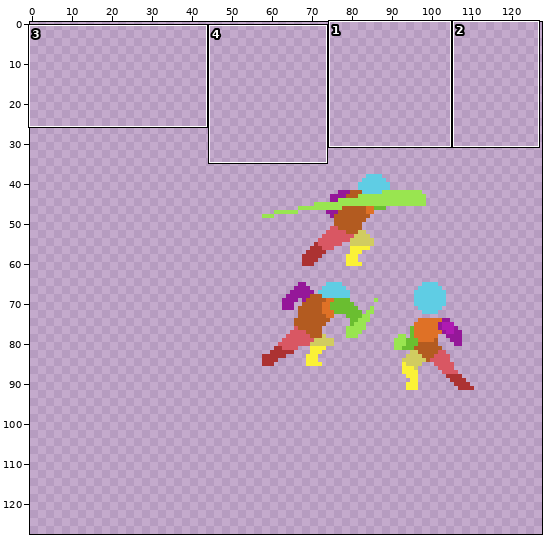
A sprite sheet gets an edit: images/enemy-sheet0.png. The picture above shows the old version from afar; the outline marks the close-up.
Close-up. As it was:
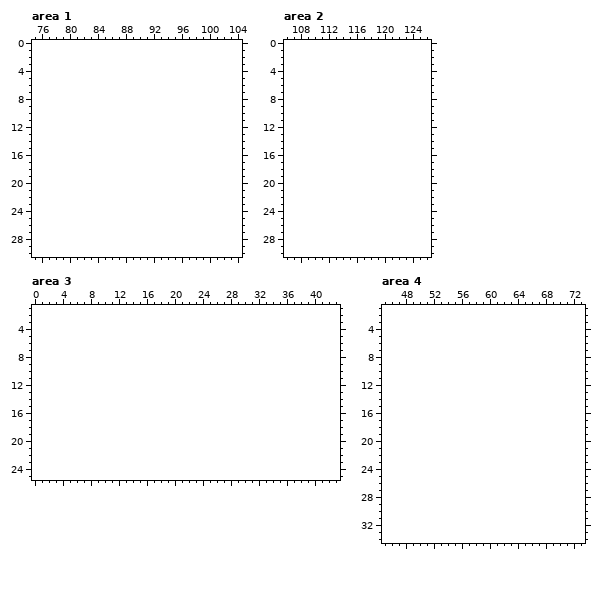
The file is 64x64 pixels. Shown: area 1: x 75..104, y 0..30; area 2: x 106..126, y 0..30; area 3: x 0..43, y 1..25; area 4: x 45..73, y 1..34. The old version is drawn lined up with the new one, on the new canvas. The commit also changed other parts of the picture, which this record leaves out.
After the commit:
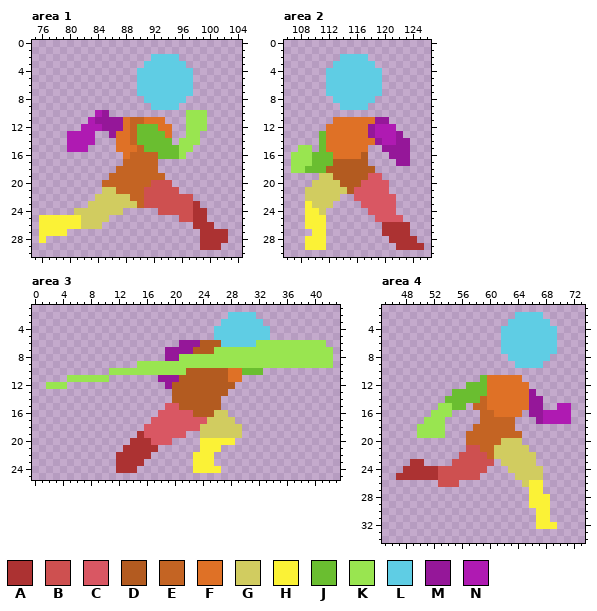
Palette (. is transparent): A #ac3232  B #ce5050  C #d95763  D #b35b20  E #c46423  F #df7126  G #d1cc60  H #fbf236  J #6abe30  K #99e550  L #5fcde4  M #951799  N #af1ab2
What changed:
canvas 64x64 -> 128x128, the old top-left corner now at 56,36
Changed rows in their new state; - is an unchanged pixel.
Area 1:
first column x 76:
 2 ----------------LLLL-------
 3 ---------------LLLLLL------
 4 --------------LLLLLLLL-----
 5 --------------LLLLLLLL-----
 6 --------------LLLLLLLL-----
 7 --------------LLLLLLLL-----
 8 ---------------LLLLLL------
 9 ----------------LLLL-------
10 --------NM-----------KKK---
11 -------NMMMMFEEFFF---KKK---
12 ------NNNMMMFEJJJFF--KKK---
13 ----NNNN--MFFEJJJJF--KK----
14 ----NNNN---FFEJJJJJ-KKK----
15 ----NNN----FFFEJJJJJKK-----
16 ------------FEEEEJJJK------
17 ------------EEEEE----------
18 -----------EEEEEE----------
19 ----------EEEEEEEE---------
20 ---------EEEEEEEBBB--------
21 ---------GGEEEEBBBBB-------
22 --------GGGGGEEBBBBBBB-----
23 -------GGGGGGGEBBBBBBBA----
24 -----GGGGGGG-----BBBBBAA---
25 HHHHHHGGGG----------BBAA---
26 HHHHHHGGG-------------AAA--
27 HHHH-------------------AAAA
28 H----------------------AAAA
29 -----------------------AAA-
Area 2:
first column x 107:
 2 -------LLLL--------
 3 ------LLLLLL-------
 4 -----LLLLLLLL------
 5 -----LLLLLLLL------
 6 -----LLLLLLLL------
 7 -----LLLLLLLL------
 8 ------LLLLLL-------
 9 -------LLLL--------
11 ------FFFFFFMM-----
12 -----FFFFFFMNNN----
13 ----JFFFFFFMNNNM---
14 ----JFFFFFFFMNNMM--
15 -KK-JFFFFFF--MMMM--
16 KKKJJJFFFFD---MMM--
17 KKKJJJDDDDD----MM--
18 KKJJJDDDDDDD-------
19 ----GGDDDDDCC------
20 ---GGGGDDDCCCC-----
21 --GGGGGGDCCCCC-----
22 --GGGGG--CCCCCC----
23 --HGGG----CCCCC----
24 --HHG------CCCC----
25 --HHH-------CCCC---
26 --HHH--------AAAA--
27 ---HH--------AAAA--
28 --HHH---------AAAA-
29 --HHH----------AAAA
Area 3:
first column x 2:
 2 --------------------------LLLL-----------
 3 -------------------------LLLLLL----------
 4 ------------------------LLLLLLLL---------
 5 ------------------------LLLLLLLL---------
 6 -------------------MMMDDDLLLLLKKKKKKKKKK-
 7 -----------------MMMMDDDKKKKKKKKKKKKKKKKK
 8 -----------------MMKKKKKKKKKKKKKKKKKKKKKK
 9 -------------KKKKKKKKKKKKKKKKKKKKKKKKKKKK
10 ---------KKKKKKKKKKKDDDDDDFFJJJ----------
11 ---KKKKKK-------MMMDDDDDDDFF-------------
12 KKK--------------MDDDDDDDDD--------------
13 ------------------DDDDDDDD---------------
14 ------------------DDDDDDD----------------
15 -----------------CCDDDDDD----------------
16 ----------------CCCCCDDDGG---------------
17 ---------------CCCCCCCCGGGG--------------
18 --------------CCCCCCCCGGGGGG-------------
19 -------------ACCCCCC--GGGGGG-------------
20 ------------AAACCC----HHHHH--------------
21 -----------AAAAA------HHH----------------
22 ----------AAAAA------HHH-----------------
23 ----------AAAA-------HHH-----------------
24 ----------AAA--------HHHH----------------
Area 4:
first column x 47:
 2 -----------------LLLL----
 3 ----------------LLLLLL---
 4 ---------------LLLLLLLL--
 5 ---------------LLLLLLLL--
 6 ---------------LLLLLLLL--
 7 ---------------LLLLLLLL--
 8 ----------------LLLLLL---
 9 -----------------LLLL----
11 ------------JFFFFF-------
12 ----------JJJFFFFFF------
13 --------JJJJJFFFFFFM-----
14 -------JJJJJEFFFFFFMM----
15 ------KKJJ-EEFFFFFFMM--NN
16 -----KKK----EEFFFF-MMNNNN
17 ----KKK-----EEEEE---MNNNN
18 ---KKKK----EEEEEE--------
19 ---KKKK---EEEEEEEE-------
20 ----------EEEEEGGG-------
21 ----------BBEEGGGGG------
22 ---------BBBBEGGGGGG-----
23 --AA----BBBBBB-GGGGG-----
24 -AAAAABBBBBBB---GGGGG----
25 AAAAAABBBBBB-----GGGG----
26 ------BBB---------GHH----
27 -------------------HH----
28 -------------------HHH---
29 -------------------HHH---
30 --------------------HH---
31 --------------------HH---
32 --------------------HHH--
Where, in picture pixels (left, top, right, bottom), the same in both close-ups:
added: (39, 54, 228, 250)
added: (291, 54, 424, 250)
added: (46, 312, 333, 473)
added: (396, 312, 571, 529)
